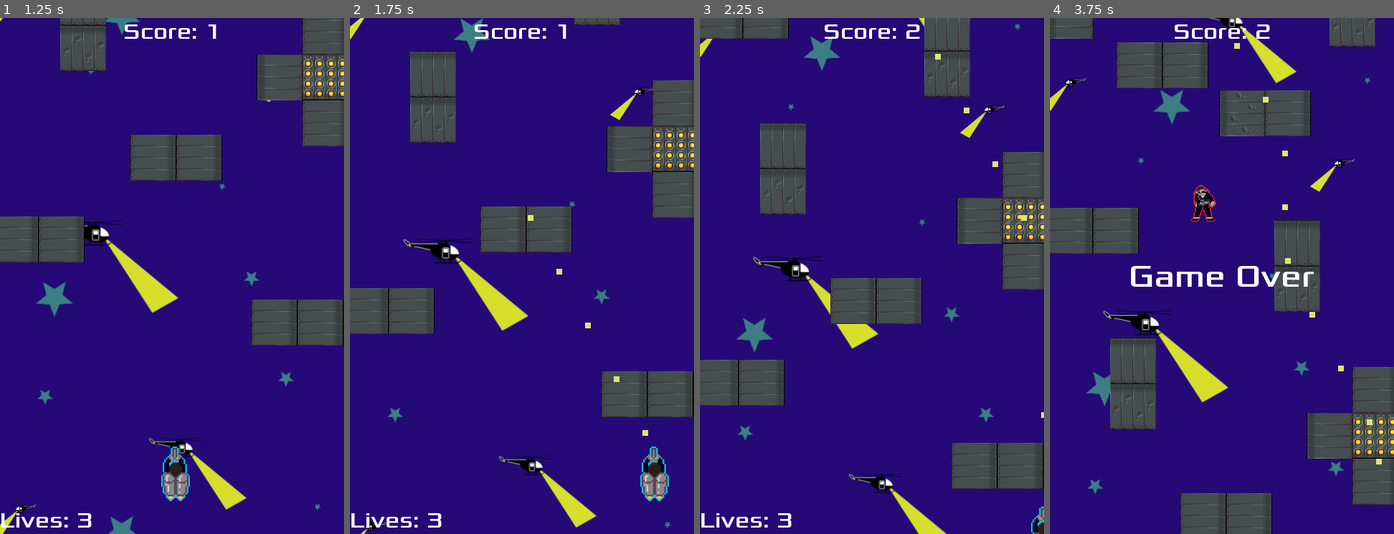
Above: before the commit, frames 1-4 (left to right).
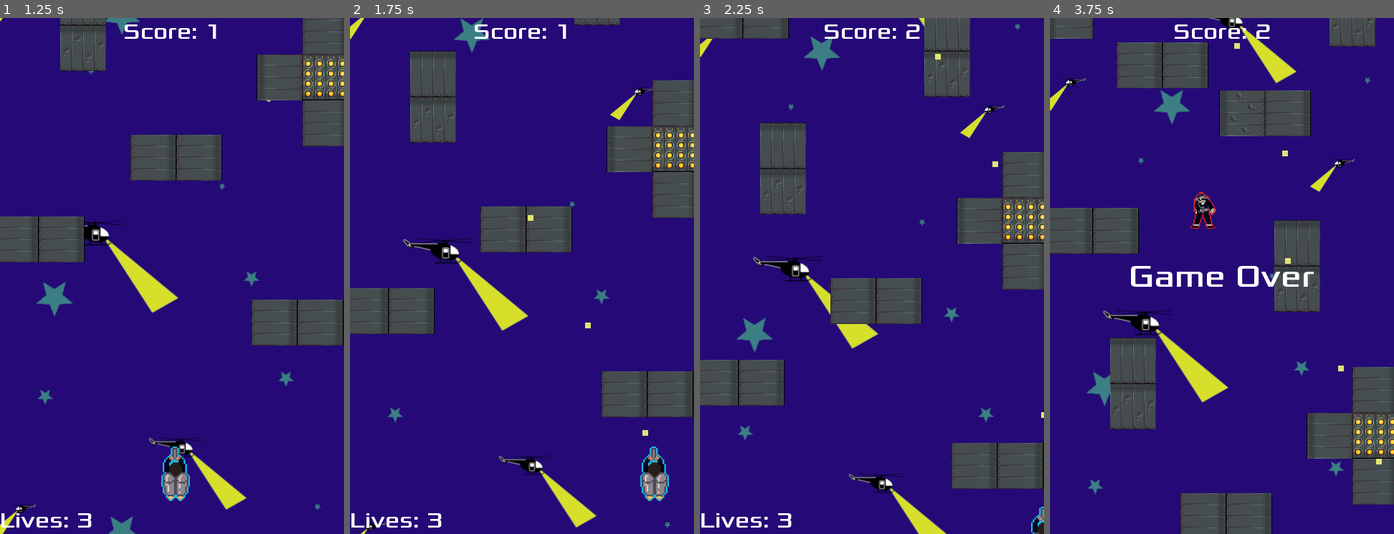
Above: after the commit, the same moments.

Repository: Harrison-Winters/Jet-Pack-Escape
Game: Godot game, scene res://Stage1.tscn
Two runs of this game, one before a commit and one after it. Both use one fixed random seed, a clock stepped at 60 frames per second and the inputs below. Sound files missing from this copy of the repository are replaced by a short silence.
Inputs:
- Up to frame 1 (1.25 s): click "START" at 0.5 s
- Up to frame 2 (1.75 s): hold Right (ui_right) from 1.28 s (still down); hold Z (shoot) from 1.28 s (still down)
- Up to frame 3 (2.25 s): release Right (ui_right) at 2.03 s; release Z (shoot) at 2.03 s; hold Down (ui_down) from 2.03 s (still down); tap Z (shoot) at 2.1 s
- Up to frame 4 (3.75 s): release Down (ui_down) at 2.78 s; hold Right (ui_right) 2.78-3.53 s; hold Z (shoot) 2.78-3.53 s; hold Up (ui_up) from 3.53 s (still down); tap Z (shoot) at 3.6 s

Frame 1 is identical in both runs. In frame 2, less than 0.1% of the frame differs, in the area x 60-79%, y 48-71%; in frame 3, less than 0.1%; in frame 4, 0.5%, in the area x 40-94%, y 15-79%.

Commit message:
Player Shot Sound Implemented

Diff:
--- a/Jetpack Escape/Player.tscn
+++ b/Jetpack Escape/Player.tscn
@@ -1,8 +1,9 @@
-[gd_scene load_steps=5 format=2]
+[gd_scene load_steps=6 format=2]
 
 [ext_resource path="res://PlayerCollisionObject.gd" type="Script" id=1]
 [ext_resource path="res://art/player1.png" type="Texture" id=2]
 [ext_resource path="res://Shield.png" type="Texture" id=3]
+[ext_resource path="res://sound/shot_short.mp3" type="AudioStream" id=4]
 
 [sub_resource type="CircleShape2D" id=1]
 radius = 21.0
@@ -31,11 +32,16 @@
 one_shot = true
 
 [node name="PlayerShotTimer" type="Timer" parent="."]
-wait_time = 0.1
+wait_time = 0.2
 one_shot = true
 
 [node name="PlayerShootPosition" type="Position2D" parent="."]
 position = Vector2( 0, -32 )
 
+[node name="ShotSound" type="AudioStreamPlayer" parent="."]
+stream = ExtResource( 4 )
+volume_db = -15.0
+
 [connection signal="timeout" from="InvincibilityTimer" to="." method="_on_InvincibilityTimer_timeout"]
 [connection signal="timeout" from="PlayerShotTimer" to="." method="_on_PlayerShotTimer_timeout"]
+[connection signal="finished" from="ShotSound" to="." method="_on_ShotSound_finished"]
--- a/Jetpack Escape/PlayerCollisionObject.gd
+++ b/Jetpack Escape/PlayerCollisionObject.gd
@@ -67,6 +67,7 @@
 		var bullet = resource.instance()
 		owner.add_child(bullet)
 		bullet.transform = $PlayerShootPosition.global_transform
+		$ShotSound.play()
 		can_shoot = false
 		$PlayerShotTimer.start()
 	position.x = clamp(position.x, 0, screen_size.x)
@@ -79,6 +80,7 @@
 func _on_InvincibilityTimer_timeout():
 	shieldSpirite.visible = false
 func _on_PlayerShotTimer_timeout():
+	$ShotSound.stop()
 	can_shoot = true
 
 
--- a/Jetpack Escape/Stage1.tscn
+++ b/Jetpack Escape/Stage1.tscn
@@ -8,6 +8,7 @@
 [ext_resource path="res://Part1.tscn" type="PackedScene" id=6]
 [ext_resource path="res://art/Background.png" type="Texture" id=7]
 [ext_resource path="res://TextureRect.gd" type="Script" id=8]
+[ext_resource path="res://sound/Cyborg Ninja.mp3" type="AudioStream" id=9]
 
 [sub_resource type="PhysicsMaterial" id=3]
 
@@ -77,6 +78,9 @@
 [node name="ScoreTimer" type="Timer" parent="."]
 autostart = true
 
+[node name="BGM" type="AudioStreamPlayer" parent="."]
+stream = ExtResource( 9 )
+
 [connection signal="nux" from="HUD" to="PlayerCollisionObject" method="_on_HUD_nux"]
 [connection signal="restart_game" from="HUD" to="." method="_on_HUD_restart_game"]
 [connection signal="start_game" from="HUD" to="TextureRect" method="_on_HUD_start_game"]
--- a/Jetpack Escape/enemy.tscn
+++ b/Jetpack Escape/enemy.tscn
@@ -23,6 +23,7 @@
 [node name="enemy" type="RigidBody2D"]
 collision_layer = 2
 collision_mask = 2
+mode = 1
 gravity_scale = 0.0
 script = ExtResource( 2 )
 
Not shown: 1 places in Jetpack Escape/Stage1.tscn that only renumber resources
Not shown, added: Jetpack Escape/art/enemy1-flash.png.import
Not shown, added: Jetpack Escape/art/enemy2-flash.png.import
Not shown, added: Jetpack Escape/art/player1-flash.png.import
Not shown, added: Jetpack Escape/sound/shot_short.mp3.import
Not shown, added: Jetpack Escape/sound/shot_short.mp3
